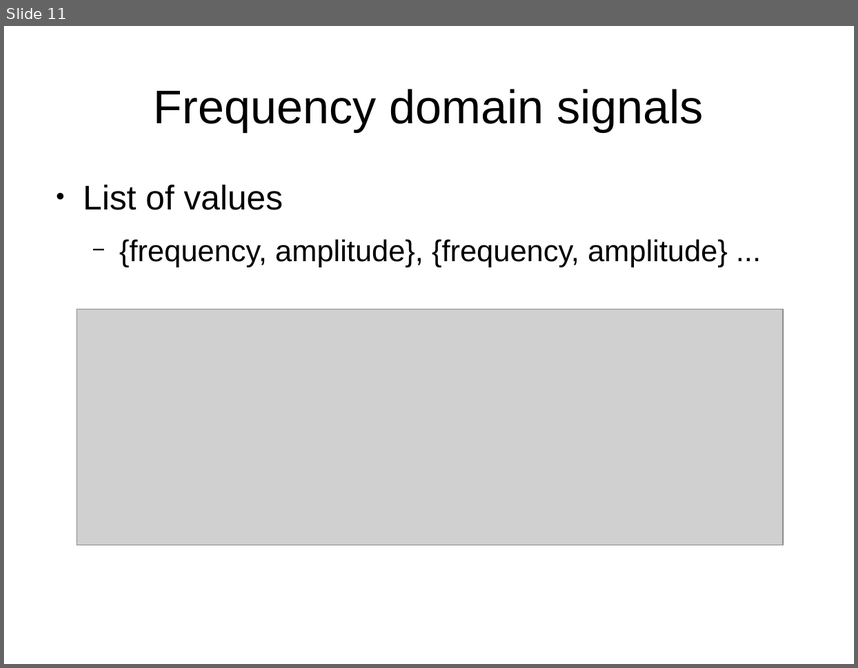
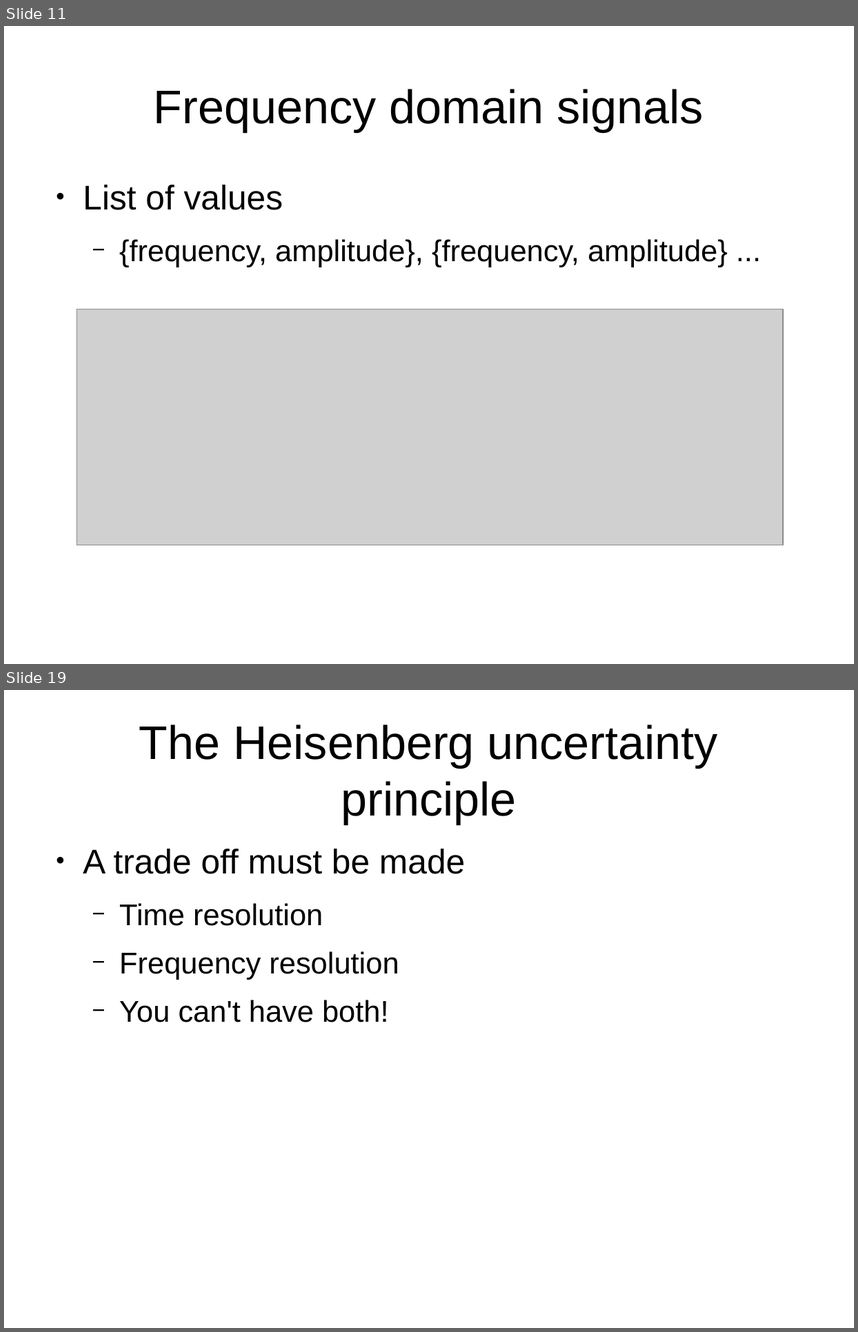
Before and after one commit to weegreenblobbie/sd_audio_hackers, a slide deck: spectrograms_explained/presentation_spectrograms_explained.odp. Shown one above the other, each under a label of ours: slide 11 before the commit, slides 11 and 19 after it; the slides between them are not shown. The pictures are 858x668 and 858x1332 pixels, drawn with LibreOffice and Linux fonts; fonts in the diff are those of the drawing; grey boxes stand for pictures. Boxes give left, top, right and bottom in pixels: in the first picture for what was removed or moved away, otherwise in the second. Text is boxed around its words. In the diff, an @@ line names an element or a change of style, - is before the commit and + after.

Commit message:
added heisenberg slides

```diff
--- a/spectrograms_explained/presentation_spectrograms_explained.odp
+++ b/spectrograms_explained/presentation_spectrograms_explained.odp
@@ slide 19 added at (x1=4, y1=690, x2=854, y2=1328), background #FFFFFF @@
@@ title added at (x1=139, y1=724, x2=718, y2=825), 44 pt, text #000000 @@
+The Heisenberg uncertainty principle
@@ text added at (x1=83, y1=849, x2=465, y2=1023), 28 pt, text #000000 @@
+● A trade off must be made
+  − Time resolution
+  − Frequency resolution
+  − You can't have both!
```
Also in this commit, not shown: 3 slides changed, 9 other slides added, 1 other file.
